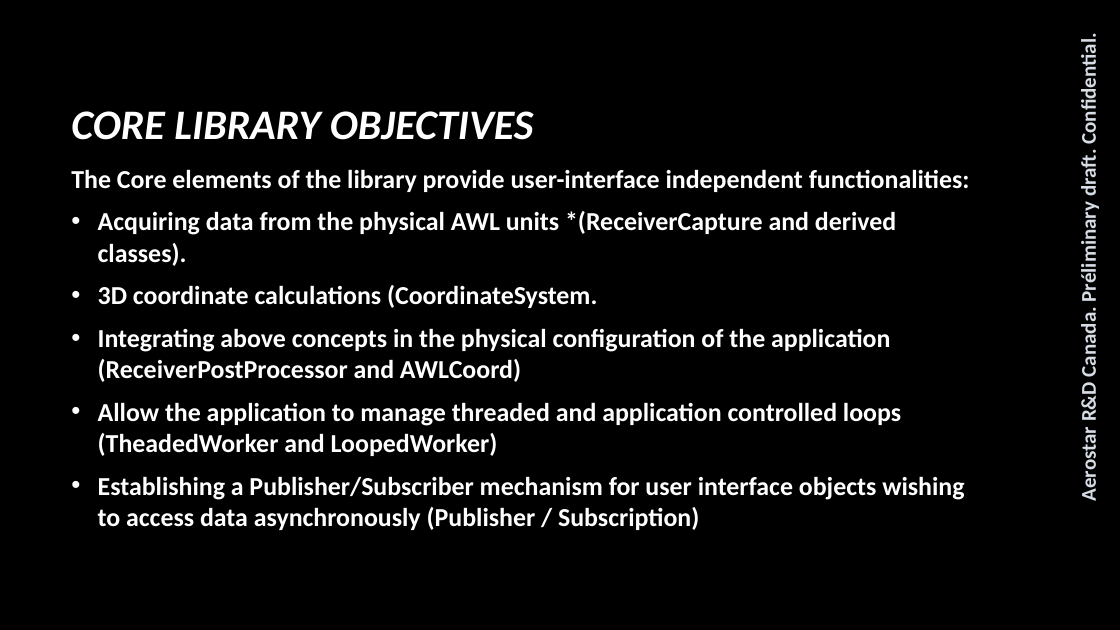
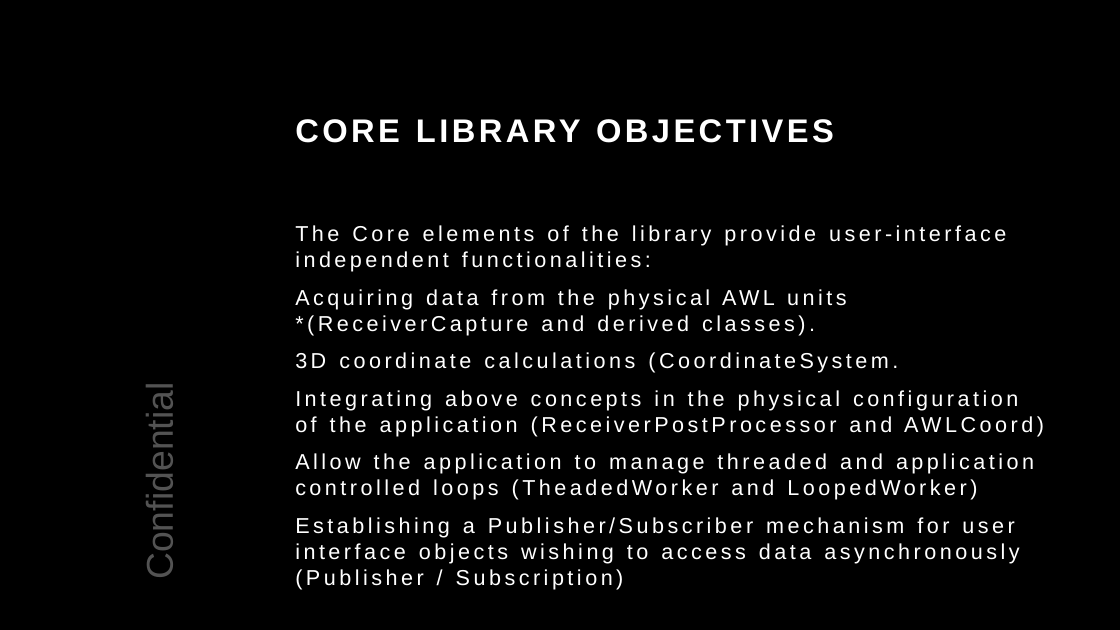
Before and after one commit to samanwaya-jena/EVAL-ADAL6110-16-GUI, a slide deck: slide 4 of docs/AWL Core Software Lib Summary.pptx. Drawn at 1120x630 pixels with LibreOffice and Linux fonts; fonts in the diff are those of the drawing; background and template pictures are left out. Boxes give left, top, right and bottom in pixels: in the first picture for what was removed or moved away, otherwise in the second. Text is boxed around its words. In the diff, an @@ line names an element or a change of style, - is before the commit and + after.

```diff
--- a/docs/AWL Core Software Lib Summary.pptx
+++ b/docs/AWL Core Software Lib Summary.pptx
@@ text removed at box(1076, 44, 1102, 500) @@
-Aerostar R&D Canada. Préliminary draft. Confidential.
@@ title "CORE LIBRARY OBJECTIVES": place and size @@
-title "CORE LIBRARY OBJECTIVES" at box(71, 111, 534, 140)
+title "CORE LIBRARY OBJECTIVES" at box(352, 225, 712, 246)
@@ title "CORE LIBRARY OBJECTIVES" at box(352, 225, 712, 246): size 36 to 28 pt, font Calibri to Arial, letter spacing 0 to 3 pt, italic off; vertical alignment middle to top @@
@@ text "The Core elements of the ...": place and size @@
-text "The Core elements of the ..." at box(71, 169, 970, 530)
+text "The Core elements of the ..." at box(295, 225, 1034, 590)
@@ text "The Core elements of the ..." at box(295, 225, 1034, 590): size 22.2 to 18.5 pt, font Calibri to Arial, letter spacing 0 to 3 pt, bold off; bullet • to none; vertical alignment middle to top @@
@@ text added at box(139, 401, 181, 573), 32 pt, text #525252 @@
+Confidential
```
Also in this commit, not shown: 24 other slides changed, 3 other files.
